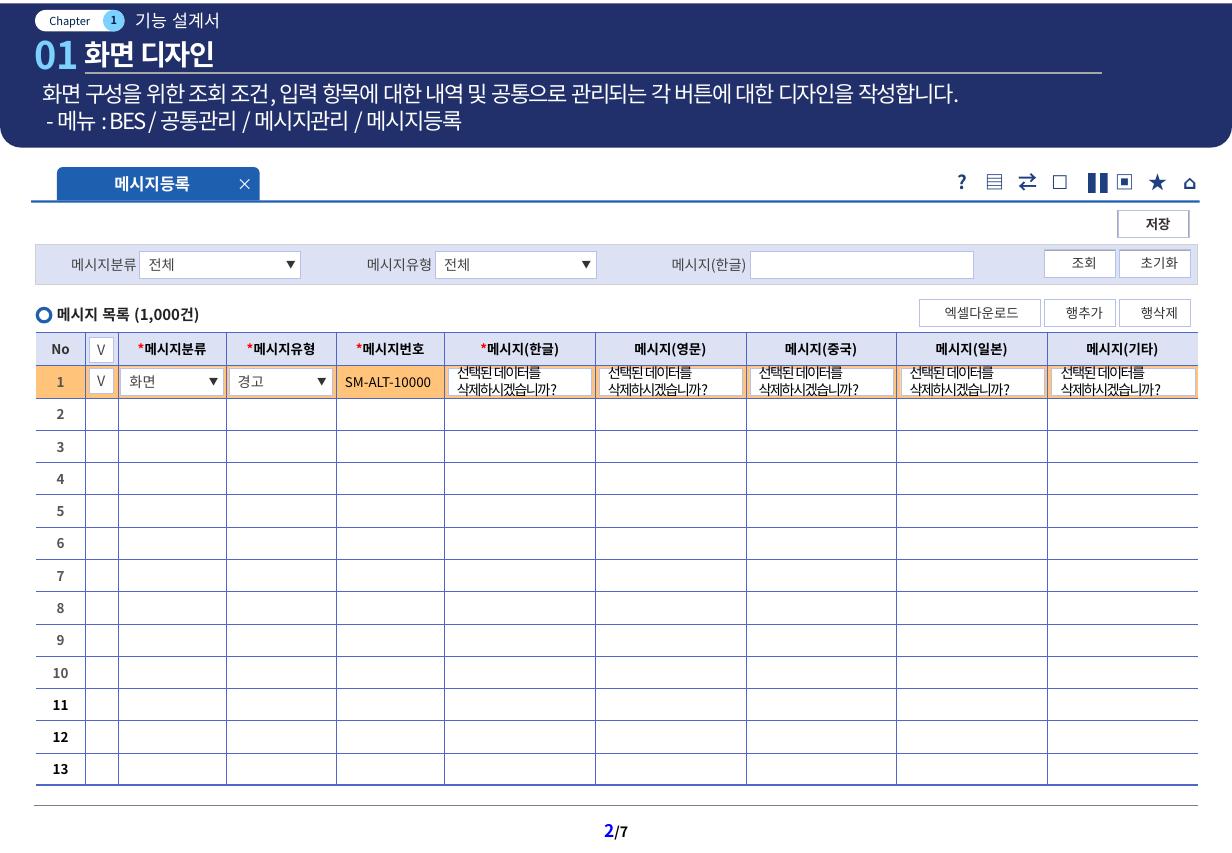
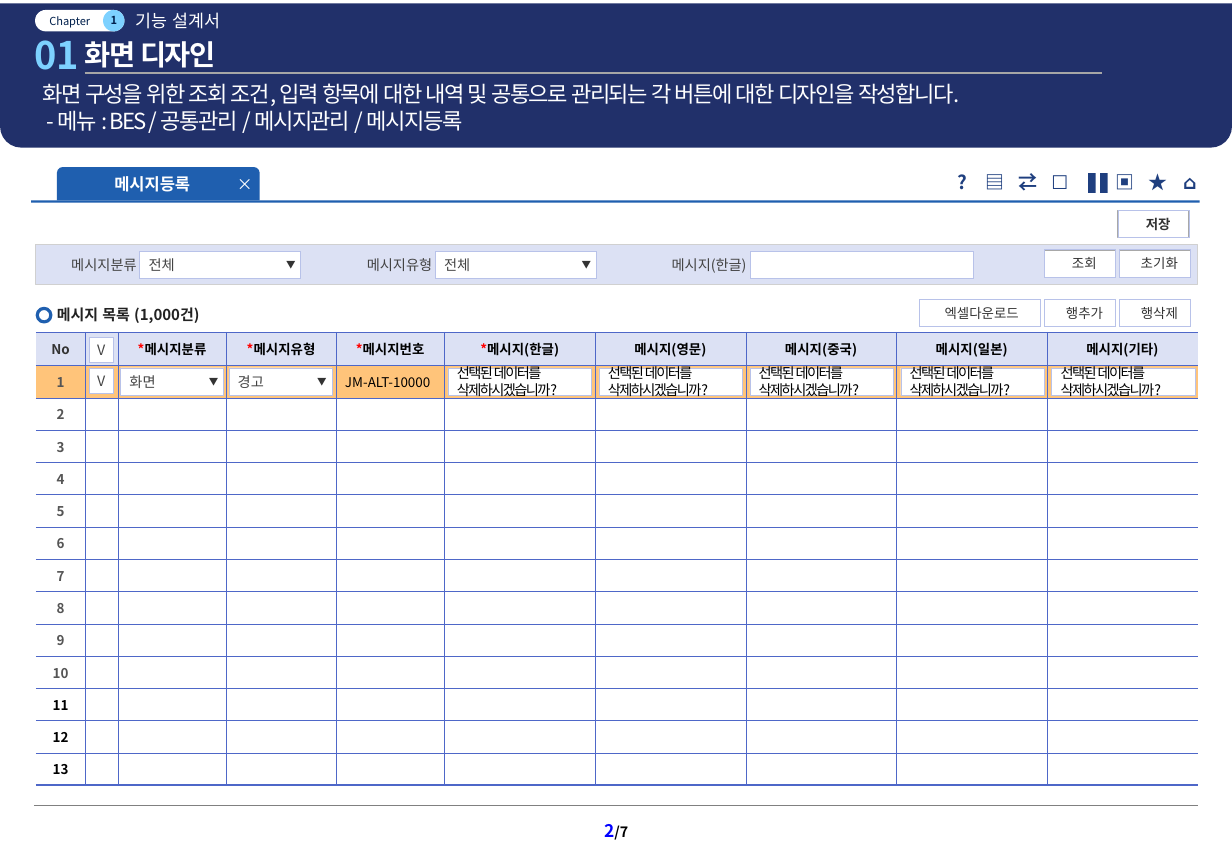
Before and after one commit to bes-erp/bes20261001, a slide deck: slide 3 of src/main/bes-doc/120.기능 설계서/[BES] COM12000M.메시지등록_20261103_v1.0.pptx. Drawn at 1232x853 pixels with LibreOffice and Linux fonts; fonts in the diff are those of the drawing; background and template pictures are left out. Boxes give left, top, right and bottom in pixels: in the first picture for what was removed or moved away, otherwise in the second. Text is boxed around its words. In the diff, an @@ line names an element or a change of style, - is before the commit and + after.

```diff
--- a/src/main/bes-doc/120.기능 설계서/[BES] COM12000M.메시지등록_20261103_v1.0.pptx
+++ b/src/main/bes-doc/120.기능 설계서/[BES] COM12000M.메시지등록_20261103_v1.0.pptx
@@ table at (x1=35, y1=332, x2=1200, y2=785) @@
-row 2, column 5: SM-ALT-10000
+row 2, column 5: JM-ALT-10000
```
Also in this commit, not shown: 1 other slide changed, 1 other file.
